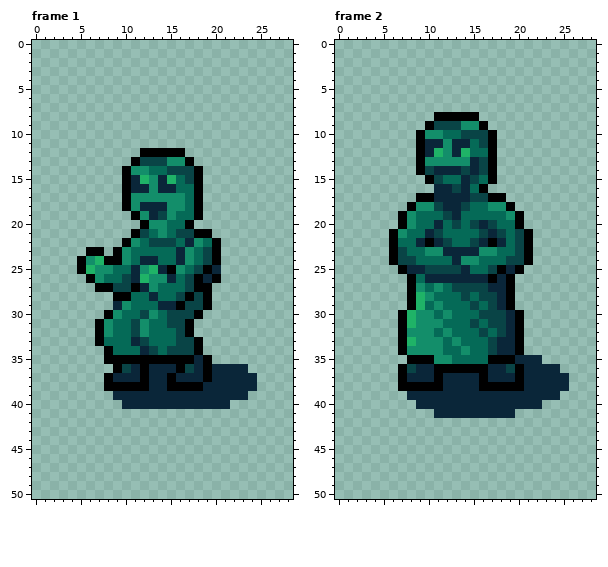
Pixel-art file: Succubus/Sprites/EarthOpponents.aseprite. The picture above is the old version.
29x51 pixels, 22 frames. Shown: frame 1, frame 2. The commit also changed other frames, which this record leaves out.
After:
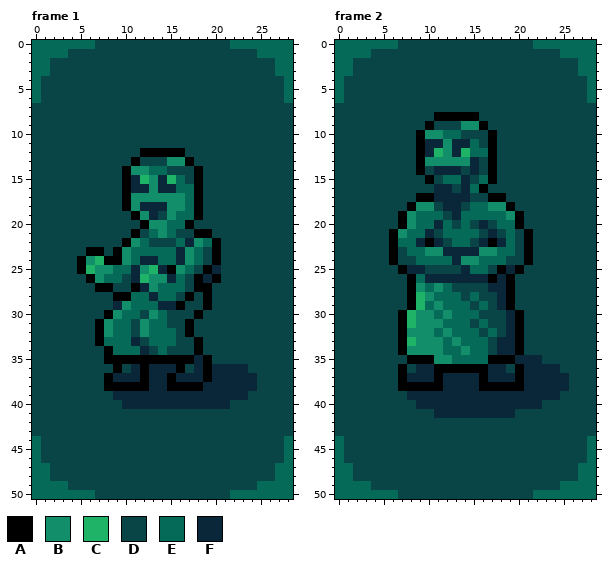
Palette (. is transparent): A #000000  B #138e6a  C #1fb367  D #094446  E #056a57  F #0a2639
What changed:
layer "Background" now shown
Frame 1, layer "Background":
Colour D is added in row 0 at x 7 to 21; in row 1 at x 4 to 24; in rows 2 to 3 at x 2 to 26; in rows 4 to 6 at x 1 to 27; in rows 7 to 11 at x 0 to 28; in row 12 at x 0 to 11 and 17 to 28.
Colour D is added in row 13 at x 0 to 10 and 18 to 28; in rows 14 to 18 at x 0 to 9 and 19 to 28; in row 19 at x 0 to 10 and 19 to 28; in row 20 at x 0 to 11 and 18 to 28; in row 21 at x 0 to 10 and 20 to 28; in row 22 at x 0 to 9 and 21 to 28.
Colour D is added in row 23 at x 0 to 5, 8 and 21 to 28; in rows 24 to 25 at x 0 to 4 and 21 to 28; in row 26 at x 0 to 5 and 21 to 28; in row 27 at x 0 to 6 and 20 to 28; in rows 28 to 29 at x 0 to 8 and 20 to 28; in row 30 at x 0 to 7 and 19 to 28.
Colour D is added in rows 31 to 32 at x 0 to 6 and 18 to 28; in row 33 at x 0 to 6 and 19 to 28; in row 34 at x 0 to 7 and 19 to 28; in row 35 at x 0 to 7 and 20 to 28; in row 36 at x 0 to 8 and 24 to 28; in rows 37 to 38 at x 0 to 7 and 25 to 28.
Colour D is added in row 39 at x 0 to 8 and 24 to 28; in row 40 at x 0 to 9 and 22 to 28; in rows 41 to 43 at x 0 to 28; in rows 44 to 46 at x 1 to 27; in rows 47 to 48 at x 2 to 26; in row 49 at x 4 to 24.
Colour D is added in row 50 at x 7 to 21.
Colour E is added in row 0 at x 0 to 6 and 22 to 28; in row 1 at x 0 to 3 and 25 to 28; in rows 2 to 3 at x 0 to 1 and 27 to 28; in rows 4 to 6 at x 0 and 28; in rows 44 to 46 at x 0 and 28; in rows 47 to 48 at x 0 to 1 and 27 to 28.
Colour E is added in row 49 at x 0 to 3 and 25 to 28; in row 50 at x 0 to 6 and 22 to 28.
Frame 2, layer "Background":
Colour D is added in row 0 at x 7 to 21; in row 1 at x 4 to 24; in rows 2 to 3 at x 2 to 26; in rows 4 to 6 at x 1 to 27; in row 7 at x 0 to 28; in row 8 at x 0 to 10 and 16 to 28.
Colour D is added in row 9 at x 0 to 9 and 17 to 28; in rows 10 to 14 at x 0 to 8 and 18 to 28; in row 15 at x 0 to 9 and 18 to 28; in row 16 at x 0 to 10 and 17 to 28; in row 17 at x 0 to 8 and 19 to 28; in row 18 at x 0 to 7 and 20 to 28.
Colour D is added in rows 19 to 20 at x 0 to 6 and 21 to 28; in rows 21 to 24 at x 0 to 5 and 22 to 28; in row 25 at x 0 to 6 and 21 to 28; in rows 26 to 29 at x 0 to 7 and 20 to 28; in rows 30 to 34 at x 0 to 6 and 21 to 28; in row 35 at x 0 to 7 and 23 to 28.
Colour D is added in row 36 at x 0 to 6 and 25 to 28; in rows 37 to 38 at x 0 to 6 and 26 to 28; in row 39 at x 0 to 7 and 25 to 28; in row 40 at x 0 to 8 and 23 to 28; in row 41 at x 0 to 10 and 20 to 28; in rows 42 to 43 at x 0 to 28.
Colour D is added in rows 44 to 46 at x 1 to 27; in rows 47 to 48 at x 2 to 26; in row 49 at x 4 to 24; in row 50 at x 7 to 21.
Colour E is added in row 0 at x 0 to 6 and 22 to 28; in row 1 at x 0 to 3 and 25 to 28; in rows 2 to 3 at x 0 to 1 and 27 to 28; in rows 4 to 6 at x 0 and 28; in rows 44 to 46 at x 0 and 28; in rows 47 to 48 at x 0 to 1 and 27 to 28.
Colour E is added in row 49 at x 0 to 3 and 25 to 28; in row 50 at x 0 to 6 and 22 to 28.
Where, in picture pixels (left, top, right, bottom), the same in both pictures:
added: (32, 40, 293, 499)
added: (335, 40, 596, 499)
